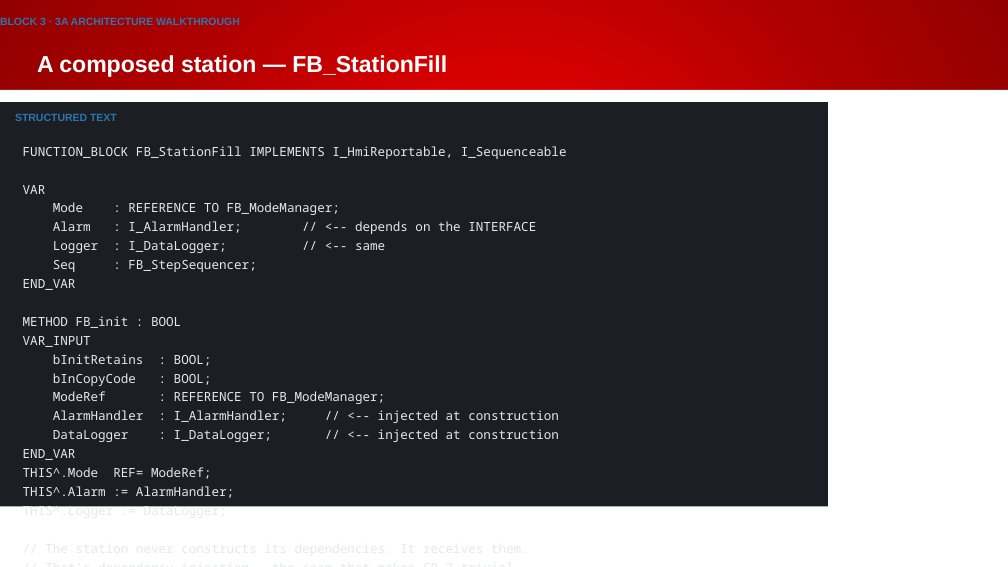
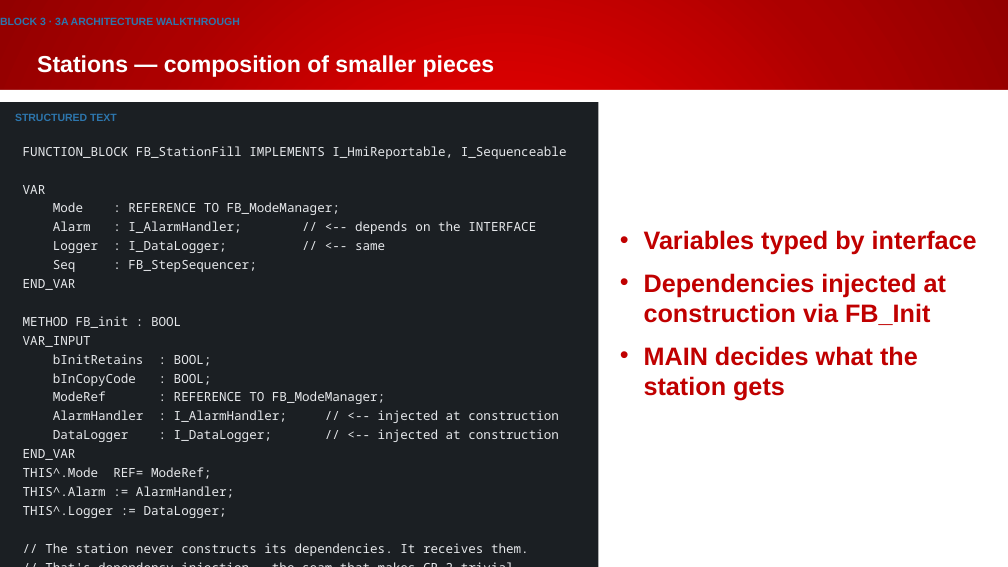
Before and after one commit to Beckhoff-USA-Community/Procedural_To_SOLID, a slide deck: slide 60 of presentation/NEM2026_workshop.pptx (slide 58 before the commit). Drawn at 1008x567 pixels with LibreOffice and Linux fonts; fonts in the diff are those of the drawing; background and template pictures are left out. Boxes give left, top, right and bottom in pixels: in the first picture for what was removed or moved away, otherwise in the second. Text is boxed around its words. In the diff, an @@ line names an element or a change of style, - is before the commit and + after.

Commit message:
Up to composition - stages

```diff
--- a/presentation/NEM2026_workshop.pptx
+++ b/presentation/NEM2026_workshop.pptx
@@ title at bbox=[37, 55, 495, 77]: text changed @@
-A composed station — FB_StationFill
+Stations — composition of smaller pieces
@@ rectangle: place and size @@
-rectangle at bbox=[0, 102, 828, 507]
+rectangle at bbox=[0, 102, 599, 567]
@@ text "FUNCTION_BLOCK FB_StationFill IMPLEMENTS I_HmiReportable, I_ ..." rewrapped from bbox=[23, 146, 567, 498] to bbox=[23, 146, 567, 556] @@
@@ text added at bbox=[644, 273, 946, 401], 24 pt, text #C00000, bold @@
+• Variables typed by interface
+• Dependencies injected at construction via FB_Init
+• MAIN decides what the station gets
```
Also in this commit, not shown: 14 other slides changed, 3 slides added.
